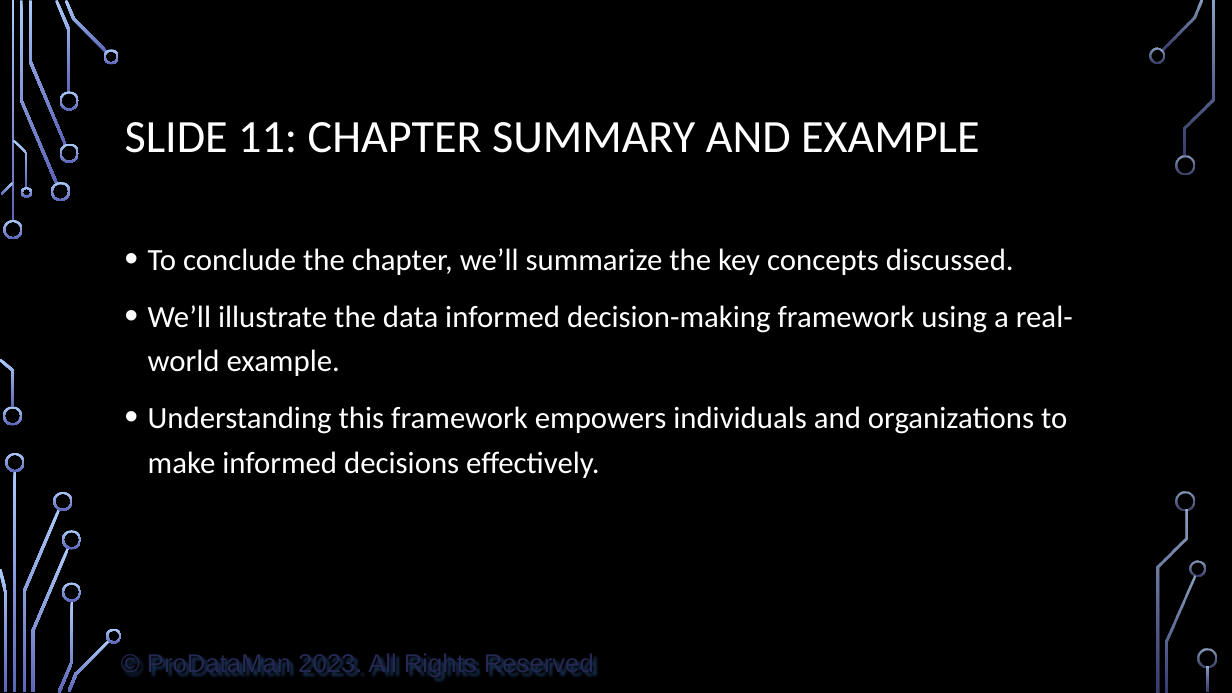
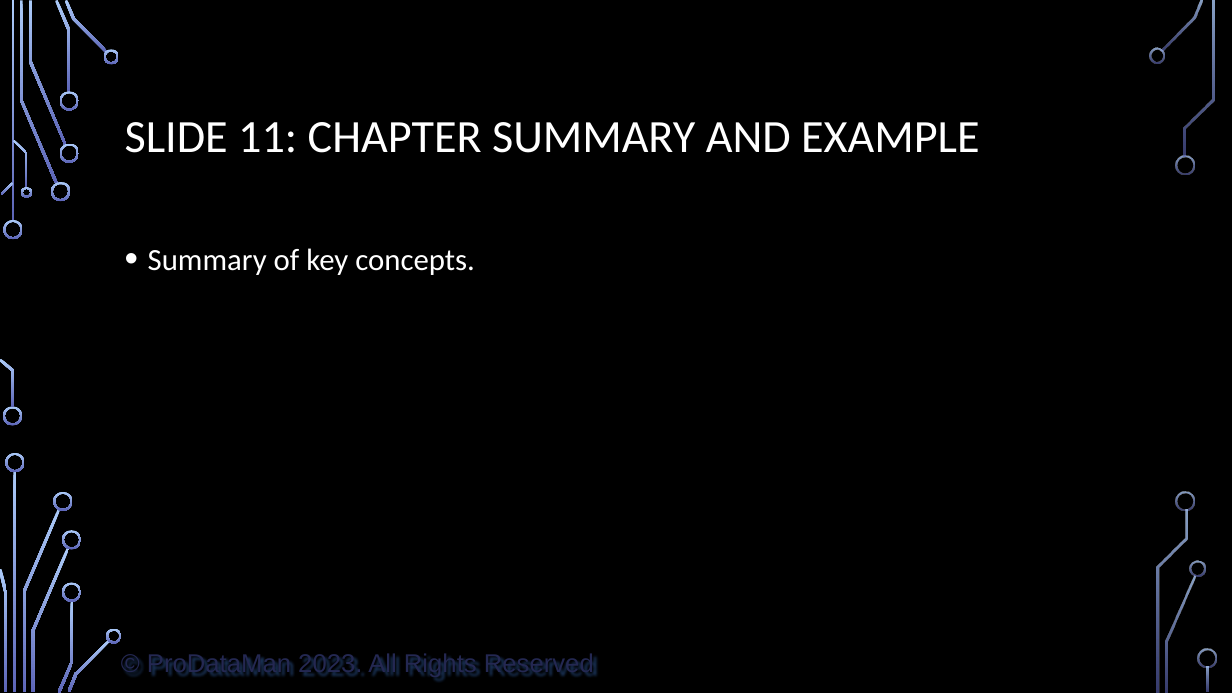
Before and after one commit to ProDataMan/Data-Literacy, a slide deck: slide 12 of Chapter09.pptx. Drawn at 1232x693 pixels with LibreOffice and Linux fonts; fonts in the diff are those of the drawing; background and template pictures are left out. Boxes give left, top, right and bottom in pixels: in the first picture for what was removed or moved away, otherwise in the second. Text is boxed around its words. In the diff, an @@ line names an element or a change of style, - is before the commit and + after.

```diff
--- a/Chapter09.pptx
+++ b/Chapter09.pptx
@@ text at (x1=148, y1=248, x2=475, y2=275): text changed @@
-• To conclude the chapter, we’ll summarize the key concepts discussed.
-• We’ll illustrate the data informed decision-making framework using a real-world example.
-• Understanding this framework empowers individuals and organizations to make informed decisions effectively.
+• Summary of key concepts.
```
Also in this commit, not shown: 12 other slides changed, 1 other file.
